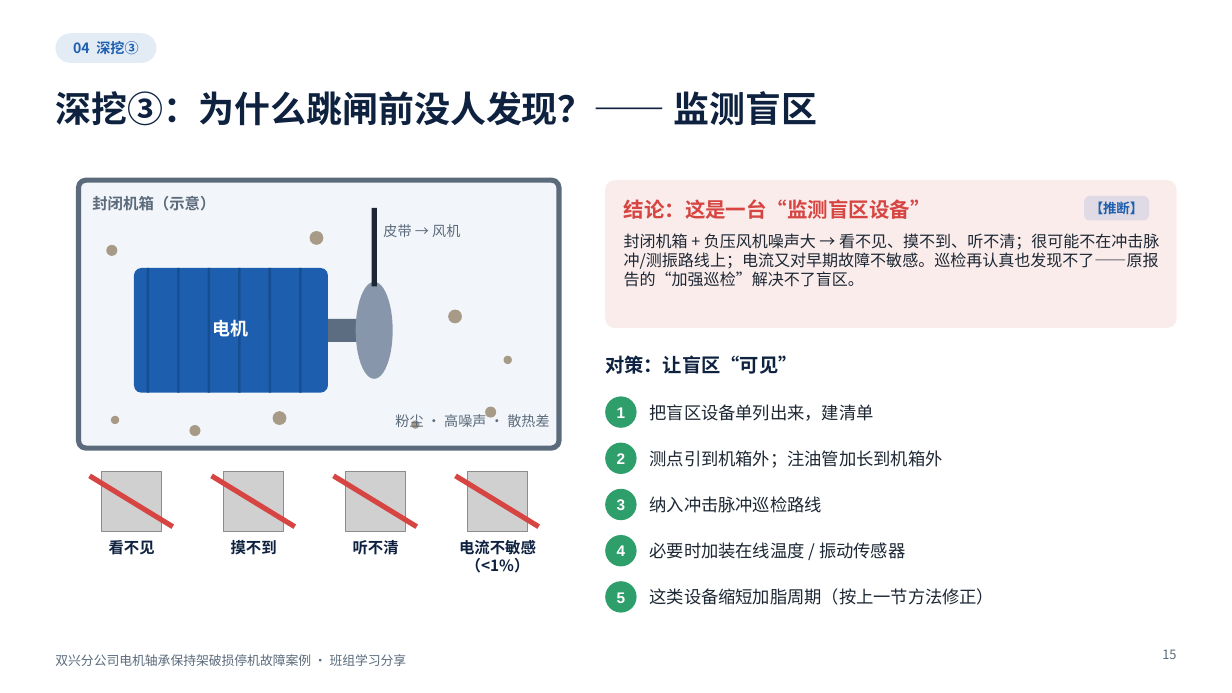
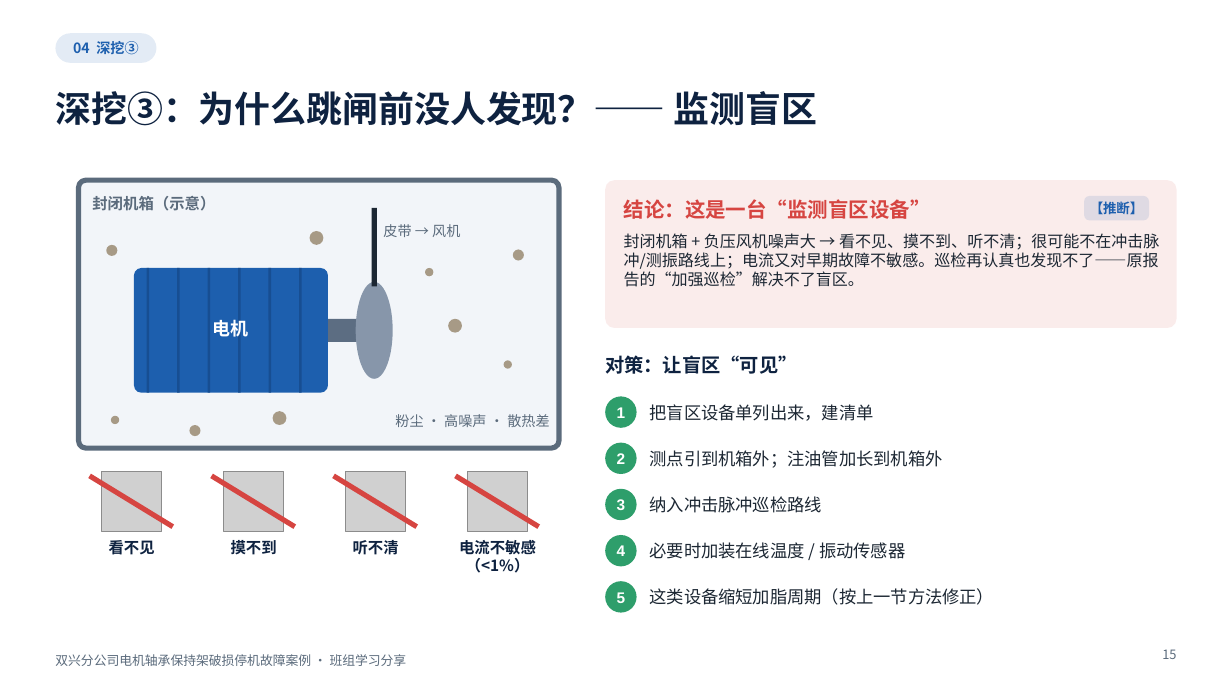
Before and after one commit to tdhvfrtz2r-netizen/YUGAFU, a slide deck: slide 15 of bearing_case_v2/out/bearing_case_v2.pptx. Drawn at 1232x693 pixels with LibreOffice and Linux fonts; fonts in the diff are those of the drawing; grey boxes stand for pictures; background and template pictures are left out. Boxes give left, top, right and bottom in pixels: in the first picture for what was removed or moved away, otherwise in the second. Text is boxed around its words. In the diff, an @@ line names an element or a change of style, - is before the commit and + after.

```diff
--- a/bearing_case_v2/out/bearing_case_v2.pptx
+++ b/bearing_case_v2/out/bearing_case_v2.pptx
@@ ellipse: place and size @@
-ellipse at [411, 421, 420, 429]
+ellipse at [425, 268, 433, 276]
@@ ellipse: place and size @@
-ellipse at [485, 407, 496, 418]
+ellipse at [513, 250, 524, 261]
@@ ellipse: place and size @@
-ellipse at [448, 310, 462, 323]
+ellipse at [448, 319, 462, 333]
@@ ellipse: place and size @@
-ellipse at [504, 356, 512, 364]
+ellipse at [504, 360, 512, 369]
```
Also in this commit, not shown: 1 other slide changed, 8 other files.
